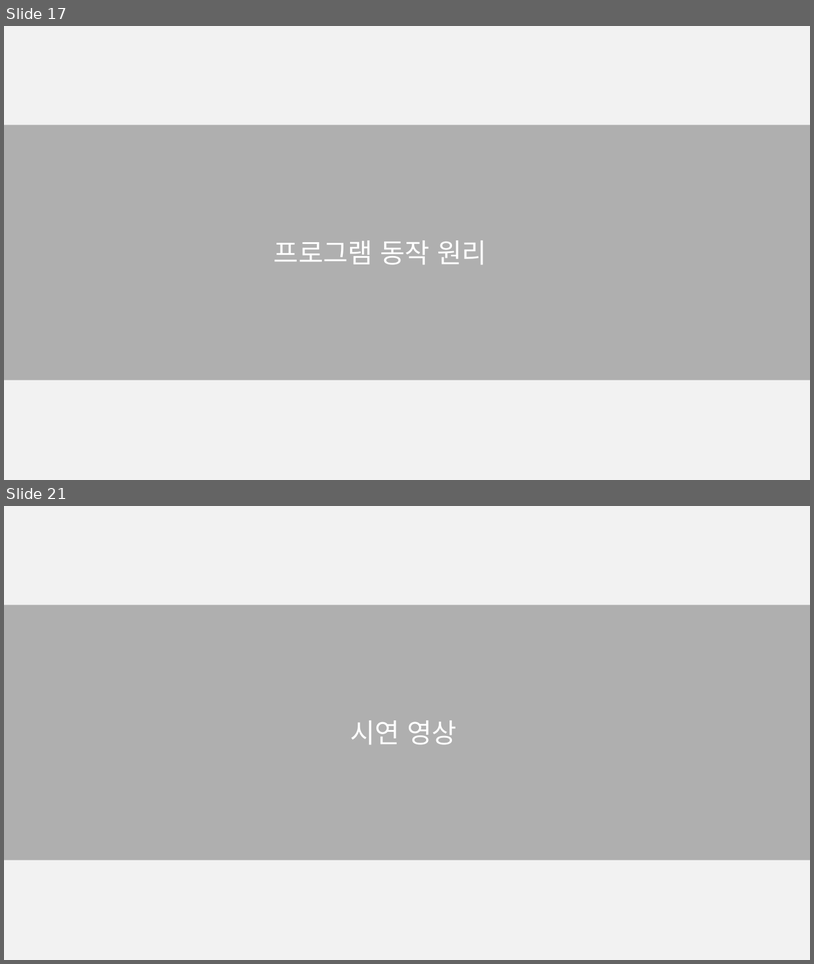
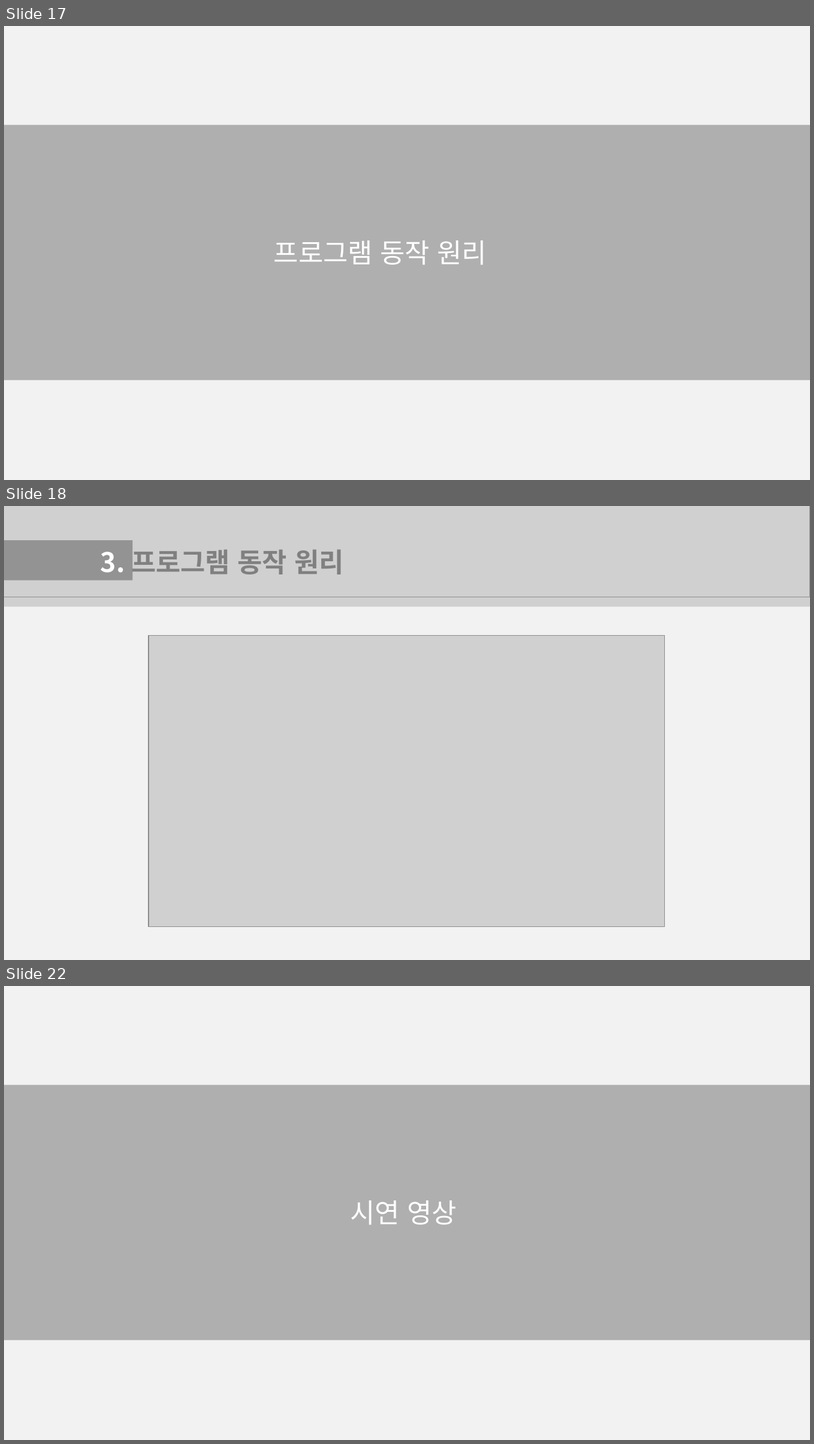
Before and after one commit to JangHanbin/CCIT-Presentation, a slide deck: 중부대학교_SCP_장한빈_네트워크 취약점을 통한 LTE Hotspot.pptx. Shown one above the other, each under a label of ours: slides 17 and 21 before the commit, slides 17, 18 and 22 after it; the slides between them are not shown. The pictures are 814x964 and 814x1444 pixels, drawn with LibreOffice and Linux fonts; fonts in the diff are those of the drawing; grey boxes stand for pictures. Boxes give left, top, right and bottom in pixels: in the first picture for what was removed or moved away, otherwise in the second. Text is boxed around its words. In the diff, an @@ line names an element or a change of style, - is before the commit and + after.

```diff
--- a/중부대학교_SCP_장한빈_네트워크 취약점을 통한 LTE Hotspot.pptx
+++ b/중부대학교_SCP_장한빈_네트워크 취약점을 통한 LTE Hotspot.pptx
@@ slide 18 added at bbox=[4, 506, 810, 960], background #F2F2F2 @@
@@ picture added at bbox=[4, 506, 810, 597] @@
@@ rectangle added at bbox=[4, 540, 133, 580], fill #939393 @@
@@ text added at bbox=[101, 544, 344, 579], 32 pt, text #808080, bold @@
+3. 프로그램 동작 원리
@@ picture added at bbox=[4, 596, 810, 601] @@
@@ picture added at bbox=[4, 601, 810, 607] @@
@@ picture added at bbox=[149, 636, 665, 927] @@
@@ what was slide 21 is now slide 22 @@
```
Also in this commit, not shown: 6 slides changed.
